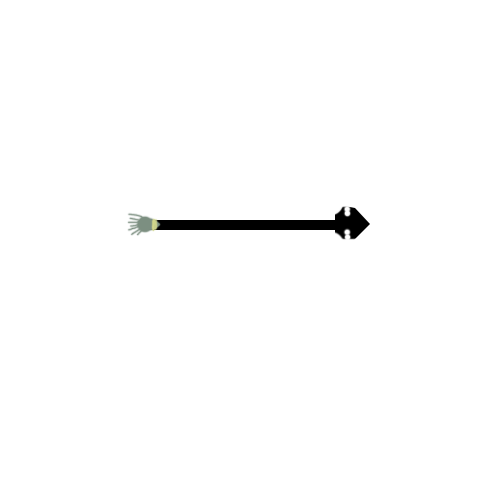
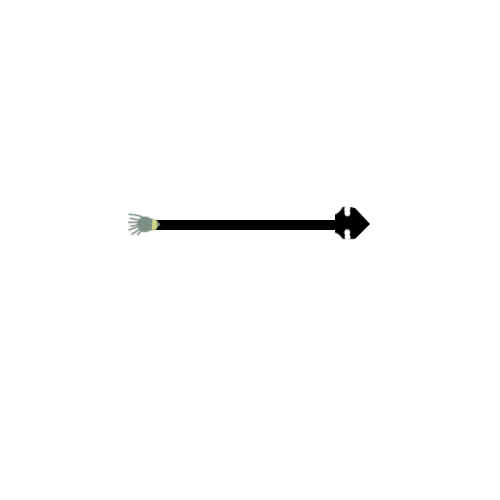
Before/after of a 500x500 layered artwork. What changed in the layer stack:
added layer "Calque 4" above "Calque 2" over [344, 206, 351, 240]
added layer "Calque 3" above "Calque 2 copie" over [344, 206, 351, 240]
